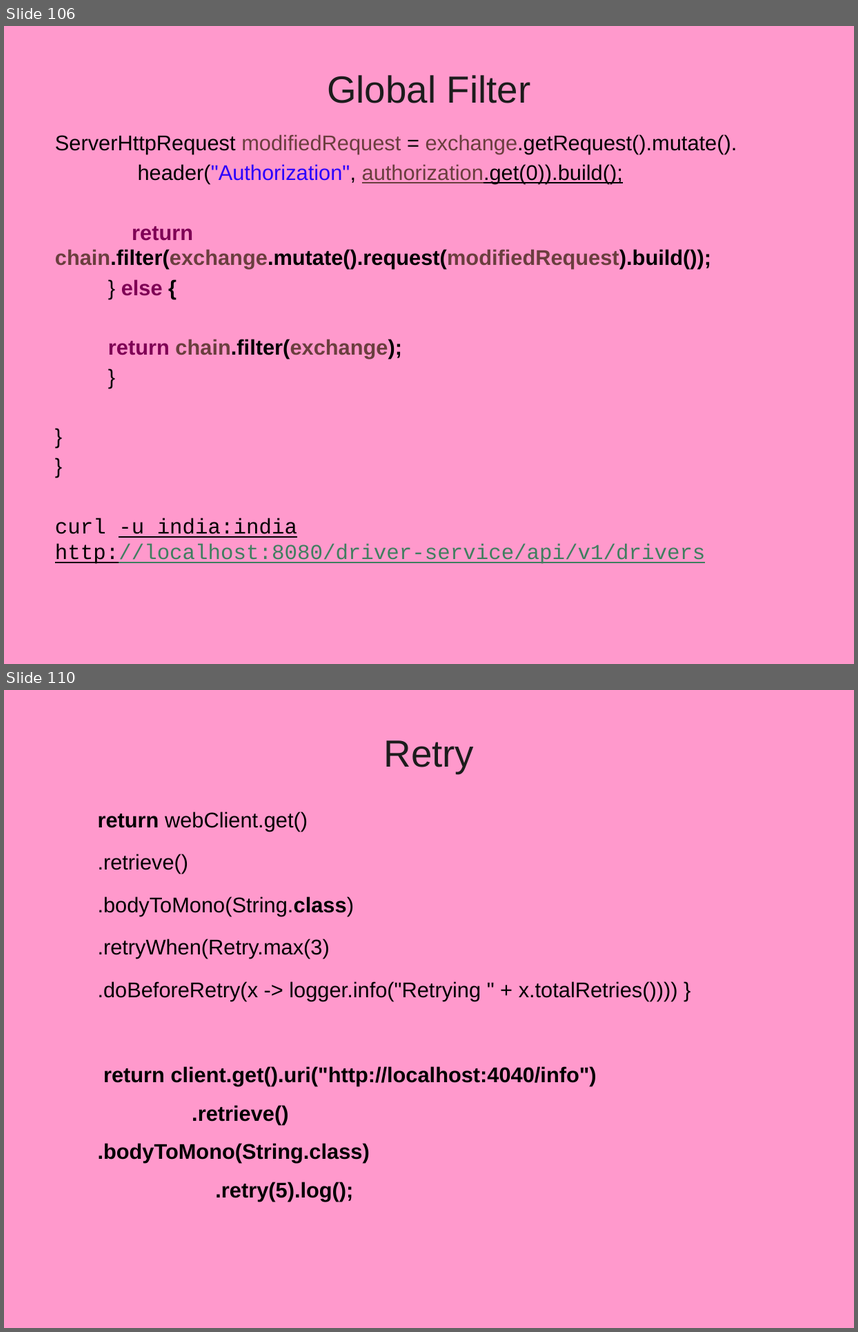
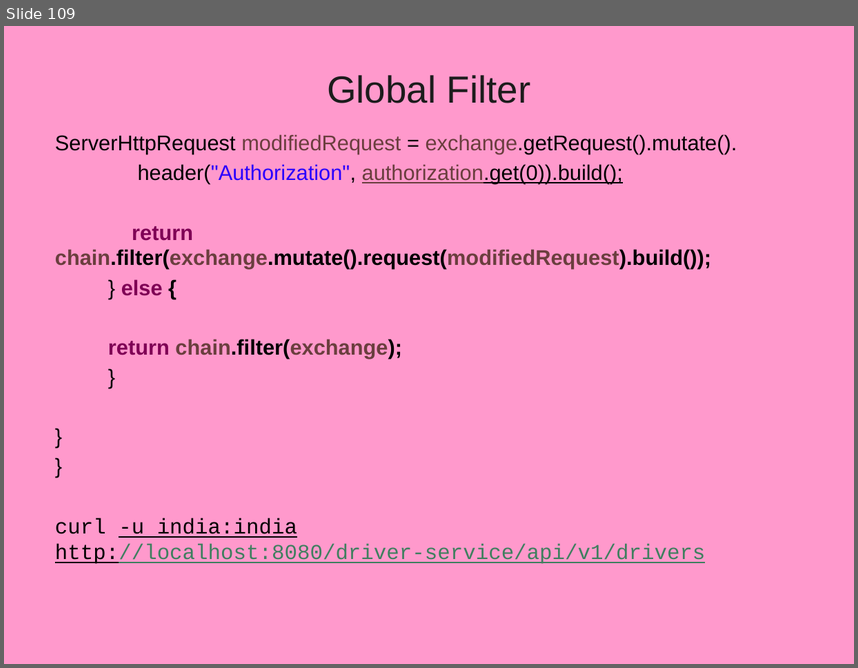
Before and after one commit to vatsanTraining/training_oct_2025, a slide deck: MicroService_Module2_Bajaj.pptx. Shown one above the other, each under a label of ours: slides 106 and 110 before the commit, slide 109 after it; the slides between them are not shown. The pictures are 858x1332 and 858x668 pixels, drawn with LibreOffice and Linux fonts; fonts in the diff are those of the drawing; background and template pictures are left out. Boxes give left, top, right and bottom in pixels: in the first picture for what was removed or moved away, otherwise in the second. Text is boxed around its words. In the diff, an @@ line names an element or a change of style, - is before the commit and + after.

```diff
--- a/MicroService_Module2_Bajaj.pptx
+++ b/MicroService_Module2_Bajaj.pptx
@@ slide 110 removed at <box>4,690,854,1328</box>, background picture (left out) @@
@@ title removed at <box>384,740,475,773</box> @@
-Retry
@@ text removed at <box>98,811,678,1201</box> @@
-  return webClient.get()
-  .retrieve()
-  .bodyToMono(String.class)
-  .retryWhen(Retry.max(3)
-  .doBeforeRetry(x -> logger.info("Retrying " + x.totalRetries()))) }
-  return client.get().uri("http://localhost:4040/info")
-  .retrieve()
-  .bodyToMono(String.class)
-  .retry(5).log();
@@ what was slide 106 is now slide 109 @@
```
Also in this commit, not shown: 6 slides changed, 1 other slide removed, 1 other file.
